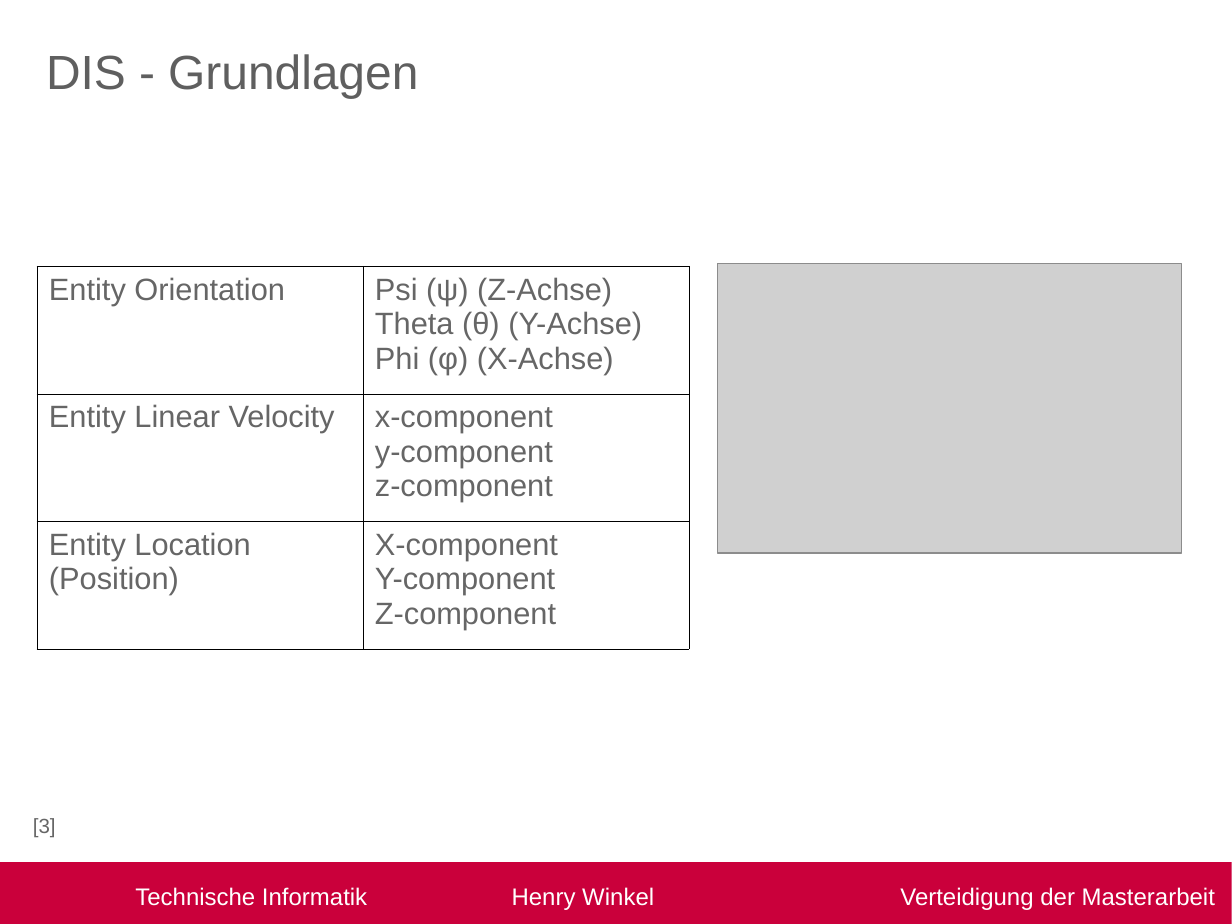
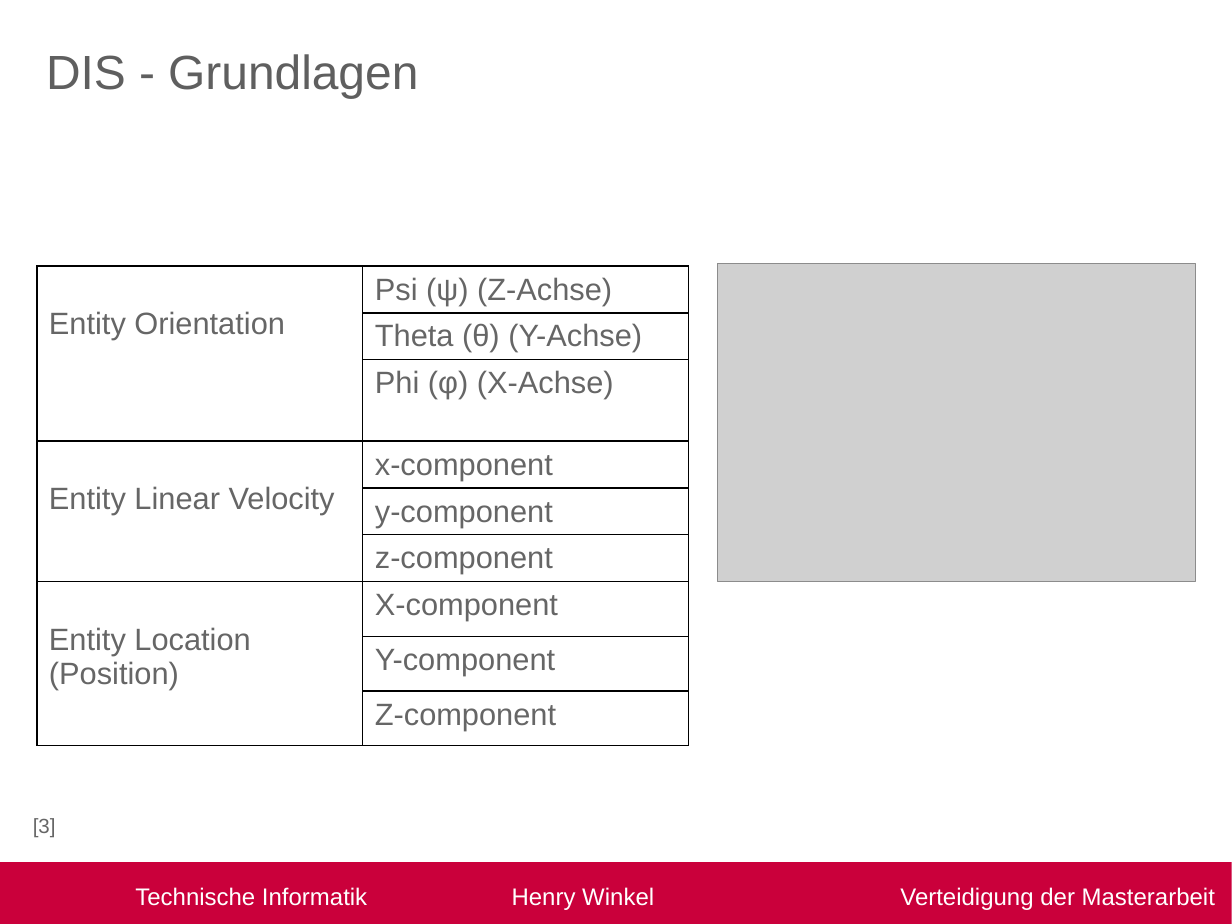
Before and after one commit to R3D454/Masterarbeit_neu, a slide deck: slide 11 of Verteitigung.pptx. Drawn at 1232x924 pixels with LibreOffice and Linux fonts; fonts in the diff are those of the drawing; grey boxes stand for pictures; background and template pictures are left out. Boxes give left, top, right and bottom in pixels: in the first picture for what was removed or moved away, otherwise in the second. Text is boxed around its words. In the diff, an @@ line names an element or a change of style, - is before the commit and + after.

```diff
--- a/Verteitigung.pptx
+++ b/Verteitigung.pptx
@@ table at [37,266,690,734] @@
-row 1: Entity Orientation | Psi (ψ) (Z-Achse) / Theta (θ) (Y-Achse) / Phi (φ) (X-Achse)
-row 2: Entity Linear Velocity | x-component / y-component / z-component
-row 3: Entity Location (Position) | X-component / Y-component / Z-component
+row 1: Entity Orientation | Psi (ψ) (Z-Achse)
+row 2:  | Theta (θ) (Y-Achse)
+row 3:  | Phi (φ) (X-Achse)
+row 4: Entity Linear Velocity | x-component
+row 5:  | y-component
+row 6:  | z-component
+row 7: Entity Location (Position) | X-component
+row 8:  | Y-component
+row 9:  | Z-component
@@ picture: place and size @@
-picture at [718,264,1181,553]
+picture at [718,264,1195,582]
```
Also in this commit, not shown: 3 other slides changed, 6 other files.
